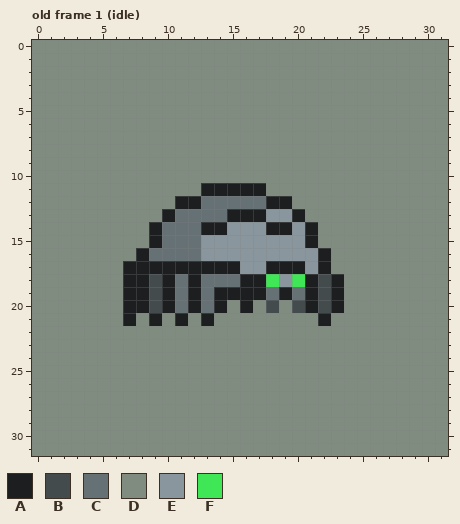
Pixel-art file, stored at game/code/assets/art/enemies/spirk/aseprite/Sprite-spirk-animation-full.aseprite. Above is the file before it was changed.
32x32 pixels, 16 frames. Shown: old frame 1 (idle). The commit also changed other frames, which this record leaves out.
Visible layers, top first: "spirk", "effect", "background".
Palette (. is transparent): A #1c1e20  B #434b4d  C #667176  D #7f8c7f  E #89969d  F #3fe656
Pixels before, old frame 1 (idle), first column x 0:
 0 DDDDDDDDDDDDDDDDDDDDDDDDDDDDDDDD
 1 DDDDDDDDDDDDDDDDDDDDDDDDDDDDDDDD
 2 DDDDDDDDDDDDDDDDDDDDDDDDDDDDDDDD
 3 DDDDDDDDDDDDDDDDDDDDDDDDDDDDDDDD
 4 DDDDDDDDDDDDDDDDDDDDDDDDDDDDDDDD
 5 DDDDDDDDDDDDDDDDDDDDDDDDDDDDDDDD
 6 DDDDDDDDDDDDDDDDDDDDDDDDDDDDDDDD
 7 DDDDDDDDDDDDDDDDDDDDDDDDDDDDDDDD
 8 DDDDDDDDDDDDDDDDDDDDDDDDDDDDDDDD
 9 DDDDDDDDDDDDDDDDDDDDDDDDDDDDDDDD
10 DDDDDDDDDDDDDDDDDDDDDDDDDDDDDDDD
11 DDDDDDDDDDDDDAAAAADDDDDDDDDDDDDD
12 DDDDDDDDDDDAACCCCCAADDDDDDDDDDDD
13 DDDDDDDDDDACCCCAAAEEADDDDDDDDDDD
14 DDDDDDDDDACCCAAEEEAAEADDDDDDDDDD
15 DDDDDDDDDACCCEEEEEEEEADDDDDDDDDD
16 DDDDDDDDACCCCEEEEEEEEEADDDDDDDDD
17 DDDDDDDAAAAAAAAAEEAAAEADDDDDDDDD
18 DDDDDDDAABACACCCAAFEFABADDDDDDDD
19 DDDDDDDAABACACAAAACACABADDDDDDDD
20 DDDDDDDAABACACADADBDBABADDDDDDDD
21 DDDDDDDADADADADDDDDDDDADDDDDDDDD
22 DDDDDDDDDDDDDDDDDDDDDDDDDDDDDDDD
23 DDDDDDDDDDDDDDDDDDDDDDDDDDDDDDDD
24 DDDDDDDDDDDDDDDDDDDDDDDDDDDDDDDD
25 DDDDDDDDDDDDDDDDDDDDDDDDDDDDDDDD
26 DDDDDDDDDDDDDDDDDDDDDDDDDDDDDDDD
27 DDDDDDDDDDDDDDDDDDDDDDDDDDDDDDDD
28 DDDDDDDDDDDDDDDDDDDDDDDDDDDDDDDD
29 DDDDDDDDDDDDDDDDDDDDDDDDDDDDDDDD
30 DDDDDDDDDDDDDDDDDDDDDDDDDDDDDDDD
31 DDDDDDDDDDDDDDDDDDDDDDDDDDDDDDDD
Now the later version:
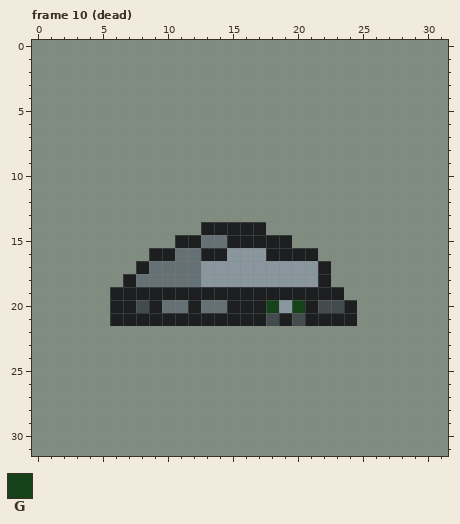
Colours new in this view: G #154219
A new or re-ordered frame is compared with the old frame closest to it.
Message: sprite [69KKiy4F]: animação do inimigo 2 (spirk) morrendo
What changed:
frames 16 -> 18
Frame 10 (dead) is new; against old frame 1 (idle), layer "spirk":
y 11: x 13..17 AAAAA -> DDDDD
y 12: x 11..19 AACCCCCAA -> DDDDDDDDD
y 13: x 10..20 ACCCCAAAEEA -> DDDDDDDDDDD
y 14: x 9..12 ACCC -> DDDD; x 15..21 EEEAAEA -> AAADDDD
y 15: x 9..21 ACCCEEEEEEEEA -> DDAACCAAAAADD
y 16: x 8..10 ACC -> DAA; x 13..14 EE -> AA; x 18..22 EEEEA -> AAAAD
y 17: x 7 A -> D; x 9..15 AAAAAAA -> CCCCEEE; x 18..20 AAA -> EEE
y 18: x 8..10 ABA -> CCC; x 12..18 ACCCAAF -> CEEEEEE; x 20..23 FABA -> EEAD
y 19: x 6 D -> A; x 9 B -> A; x 11 C -> A; x 13 C -> A; x 18 C -> A; x 20 C -> A; x 22 B -> A
y 20: x 6 D -> A; x 8..10 ABA -> BAC; x 14..15 AD -> CA; x 17..20 DBDB -> AGEG; x 23..24 AD -> BA
y 21: x 6 D -> A; x 8 D -> A; x 10 D -> A; x 12 D -> A; x 14..21 DDDDDDDD -> AAAABABA; x 23..24 DD -> AA
Boxes around the changes in both pictures, in picture pixels (x1, y1, x2, y2):
changed: (110, 183, 357, 326)
